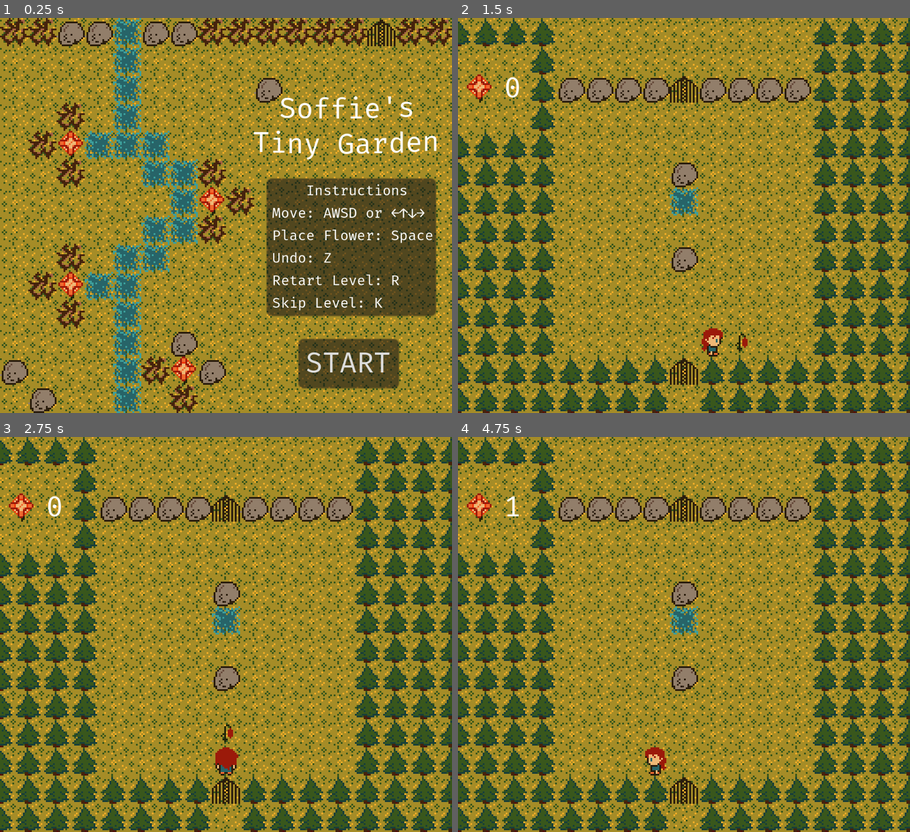
Above: before the commit, frames 1-4 (two rows, left to right).
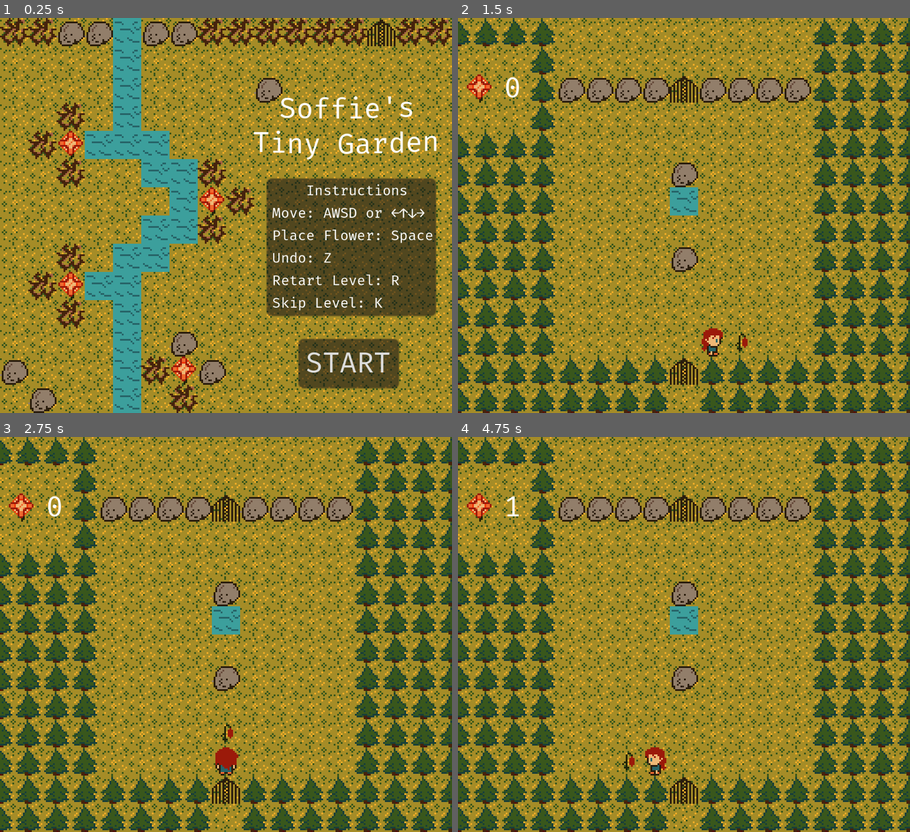
Above: after the commit, the same moments.

Repository: lucaspoffo/LD54
Game: Godot game, scene res://Start.tscn
Two runs of this game, one before a commit and one after it. Both use one fixed random seed, a clock stepped at 60 frames per second and the inputs below.
Inputs:
- Up to frame 1 (0.25 s): no input
- Up to frame 2 (1.5 s): click "START" at 0.5 s; tap Enter at 1.25 s; hold D (move_right) from 1.28 s (still down); hold Space (place_flower) from 1.28 s (still down)
- Up to frame 3 (2.75 s): tap Z (undo) at 1.55, 2.1 s; tap R (reset) at 2 s; release D (move_right) at 2.03 s; release Space (place_flower) at 2.03 s; hold S (move_down) from 2.03 s (still down); tap Space (place_flower) at 2.3 s
- Up to frame 4 (4.75 s): tap R (reset) at 2.75, 3.5, 4.25 s; release S (move_down) at 2.78 s; hold D (move_right) 2.78-3.53 s; hold Space (place_flower) 2.78-3.53 s; tap Z (undo) at 3.05, 3.6, 4.55 s; hold W (move_up) 3.53-4.28 s; tap Space (place_flower) at 3.8 s; hold A (move_left) from 4.28 s (still down); hold Space (place_flower) from 4.28 s (still down)

The runs differ from the first frame. In frame 1, 6.7% of the frame differs, in the area x 18-44%, y 0-100%; in frame 2, 0.3%; in frame 3, 0.3%; in frame 4, 0.4%.
Error after the commit: Invalid access of index '3' on a base object of type: 'Array'. (res://game.gd:372)

Commit message:
Add ground layer for water/ground/crate in water

Diff:
--- a/assets/tile_set.tres
+++ b/assets/tile_set.tres
@@ -20,6 +20,7 @@
 2:2/0 = 0
 0:3/0 = 0
 1:3/0 = 0
+2:3/0 = 0
 
 [resource]
 sources/0 = SubResource("TileSetAtlasSource_gidbo")
--- a/game.gd
+++ b/game.gd
@@ -10,15 +10,21 @@
 	FLOWER,
 	FLOWER_BLOOMED,
 	ROCK,
+	ROOT,
+	BIG_CRATE,
+}
+
+enum Ground_Kind {
 	WATER,
-	ROOT,
-	BIG_CRATE
+	GROUND,
+	WATER_WITH_CRATE
 }
 
 signal level_completed
 
 var grid_kind: Array[Tile_Kind] = []
 var grid_info: Array = []
+var grid_ground: Array[Ground_Kind] = []
 
 var flower_seeds := 0:
 	get:
@@ -63,6 +69,7 @@
 	updating_world = false
 	grid_kind.clear()
 	grid_info.clear()
+	grid_ground.clear()
 	undo_state.clear()
 	flower_seeds = level[0]
 	var text = level[1]
@@ -72,28 +79,36 @@
 			".":
 				grid_kind.push_back(Tile_Kind.NOTHING)
 				grid_info.push_back(null)
+				grid_ground.push_back(Ground_Kind.GROUND)
 			"E":
 				grid_kind.push_back(Tile_Kind.EXIT_CLOSED)
 				grid_info.push_back(null)
+				grid_ground.push_back(Ground_Kind.GROUND)
 			"W":
-				grid_kind.push_back(Tile_Kind.WATER)
-				grid_info.push_back(null)
+				grid_kind.push_back(Tile_Kind.NOTHING)
+				grid_info.push_back(null)
+				grid_ground.push_back(Ground_Kind.WATER)
 			"X":
 				grid_kind.push_back(Tile_Kind.ROCK)
 				grid_info.push_back(null)
+				grid_ground.push_back(Ground_Kind.GROUND)
 			"F":
 				grid_kind.push_back(Tile_Kind.FLOWER)
 				grid_info.push_back(null)
+				grid_ground.push_back(Ground_Kind.GROUND)
 			"P":
 				grid_kind.push_back(Tile_Kind.PLAYER)
 				grid_info.push_back(Vector2i.UP)
+				grid_ground.push_back(Ground_Kind.GROUND)
 			"C":
 				grid_kind.push_back(Tile_Kind.BIG_CRATE)
 				grid_info.push_back(null)
+				grid_ground.push_back(Ground_Kind.GROUND)
 	for x in range(WIDTH):
 		for y in range(HEIGHT):
 			var index = x + y * WIDTH
 			set_tile(Vector2i(x, y), grid_kind[index], grid_info[index])
+			set_ground(Vector2i(x, y), grid_ground[index])
 
 	update_world()
 
@@ -105,6 +120,13 @@
 	push_error("Player not found")
 	return Vector2i.ZERO
 
+func player_pushable(tile: Tile_Kind) -> bool:
+	match tile:
+		Tile_Kind.BIG_CRATE:
+			return true
+
+	return false
+
 func exit_pos() -> Vector2i:
 	for i in grid_kind.size():
 		if grid_kind[i] == Tile_Kind.EXIT_CLOSED or grid_kind[i] == Tile_Kind.EXIT_OPENED:
@@ -116,64 +138,80 @@
 func can_player_move(direction: Vector2i) -> bool:
 	var next_pos := player_pos() + direction
 	var next_tile := get_tile(next_pos)
-	match next_tile:
-		Tile_Kind.NOTHING, Tile_Kind.EXIT_OPENED:
-			return true
-		Tile_Kind.BIG_CRATE:
-			return can_crate_move(next_pos, direction)
-	return false
-
-func can_crate_move(pos: Vector2i, direction: Vector2i) -> bool:
+	if player_pushable(next_tile):
+		return can_player_push(next_pos, direction)
+
+	if get_ground(next_pos) == Ground_Kind.WATER:
+		return false
+
+	return next_tile == Tile_Kind.NOTHING || next_tile == Tile_Kind.EXIT_OPENED
+
+
+func can_player_push(pos: Vector2i, direction: Vector2i) -> bool:
 	var next_pos := pos + direction
-	var move_tile := get_tile(next_pos)
-	match move_tile:
-		Tile_Kind.NOTHING:
-			return true
-		Tile_Kind.BIG_CRATE:
-			return can_crate_move(next_pos, direction)
-	return false
+	var target_tile := get_tile(next_pos)
+	if player_pushable(target_tile):
+		return can_player_push(next_pos, direction)
+
+	return target_tile == Tile_Kind.NOTHING
 
 func can_place_flower(pos: Vector2i) -> bool:
-	var tile := get_tile(pos)
-	match tile:
-		Tile_Kind.NOTHING:
-			return true
-	return false
-
-func crate_move(pos: Vector2i, direction: Vector2i):
+	return get_tile(pos) == Tile_Kind.NOTHING
+
+func can_root_grow(pos: Vector2i) -> bool:
+	if get_tile(pos) != Tile_Kind.NOTHING:
+		return false
+
+	if get_ground(pos) != Ground_Kind.GROUND:
+		return false
+
+	return true
+
+func push_tile(pos: Vector2i, direction: Vector2i):
 	var next_pos := pos + direction
 	var next_tile := get_tile(next_pos)
-	match next_tile:
-		Tile_Kind.NOTHING:
-			set_tile(next_pos, Tile_Kind.BIG_CRATE)
-			set_tile(pos, Tile_Kind.NOTHING)
-		Tile_Kind.BIG_CRATE:
-			crate_move(next_pos, direction)
-			set_tile(next_pos, Tile_Kind.BIG_CRATE)
-			set_tile(pos, Tile_Kind.NOTHING)
+	if player_pushable(next_tile):
+		push_tile(next_pos, direction)
+	set_tile(next_pos, get_tile(pos))
+	set_tile(pos, Tile_Kind.NOTHING)
 
 func player_move(direction: Vector2i):
 	var current_pos := player_pos()
 	var next_pos := current_pos + direction
 	var next_tile := get_tile(next_pos)
-	match next_tile:
-		Tile_Kind.NOTHING:
-			set_tile(next_pos, Tile_Kind.PLAYER, direction)
-			set_tile(current_pos, Tile_Kind.NOTHING)
-		Tile_Kind.EXIT_OPENED:
-			set_tile(current_pos, Tile_Kind.NOTHING)
-			set_tile(next_pos, Tile_Kind.PLAYER, Vector2i.UP)
-			level_complete = true
-		Tile_Kind.BIG_CRATE:
-			crate_move(next_pos, direction)
-			set_tile(current_pos, Tile_Kind.NOTHING)
-			set_tile(next_pos, Tile_Kind.PLAYER, direction)
+	var next_ground := get_ground(next_pos)
+
+	if can_player_push(next_pos, direction):
+		push_tile(next_pos, direction)
+
+	if next_tile == Tile_Kind.EXIT_OPENED:
+		level_complete = true
+
+	set_tile(current_pos, Tile_Kind.NOTHING)
+	set_tile(next_pos, Tile_Kind.PLAYER, direction)
 
 func get_tile(position: Vector2i) -> Tile_Kind:
 	if position.x < 0 or position.x >= WIDTH or position.y < 0 or position.y >= HEIGHT:
 		return Tile_Kind.ROCK
 	var index = position.x + position.y * WIDTH
 	return grid_kind[index]
+
+func get_ground(position: Vector2i) -> Ground_Kind:
+	if position.x < 0 or position.x >= WIDTH or position.y < 0 or position.y >= HEIGHT:
+		return Ground_Kind.GROUND
+	var index = position.x + position.y * WIDTH
+	return grid_ground[index]
+
+func set_ground(position: Vector2i, tile: Ground_Kind):
+	var index = position.x + position.y * WIDTH
+	grid_ground[index] = tile
+	match tile:
+		Ground_Kind.WATER:
+			tile_map.set_cell(0, position, 0, Vector2i(0, 1))
+		Ground_Kind.WATER_WITH_CRATE:
+			tile_map.set_cell(0, position, 0, Vector2i(2, 3))
+		Ground_Kind.GROUND:
+			tile_map.set_cell(0, position, 0, Vector2i(2, 1))
 
 func set_tile(position: Vector2i, tile: Tile_Kind, info = null):
 	var index = position.x + position.y * WIDTH
@@ -182,8 +220,6 @@
 	match tile:
 		Tile_Kind.NOTHING:
 			tile_map.set_cell(1, position, -1)
-		Tile_Kind.WATER:
-			tile_map.set_cell(1, position, 0, Vector2i(0, 1))
 		Tile_Kind.ROCK:
 			tile_map.set_cell(1, position, 0, Vector2i(1, 1))
 		Tile_Kind.EXIT_CLOSED:
@@ -256,12 +292,12 @@
 					update_again = true
 			Tile_Kind.FLOWER_BLOOMED:
 				for direction in [Vector2i.UP, Vector2i.DOWN, Vector2i.LEFT, Vector2i.RIGHT]:
-					if get_tile(pos + direction) == Tile_Kind.NOTHING:
+					if can_root_grow(pos + direction):
 						set_tile(pos + direction, Tile_Kind.ROOT, direction)
 						update_again = true
 			Tile_Kind.ROOT:
 				var direction: Vector2i = grid_info_copy[i]
-				if get_tile(pos + direction) == Tile_Kind.NOTHING:
+				if can_root_grow(pos + direction):
 					set_tile(pos + direction, Tile_Kind.ROOT, direction)
 					update_again = true
 					play_root_grow = true
@@ -273,15 +309,18 @@
 
 func has_water_for_flower(pos: Vector2i) -> bool:
 	var tile := get_tile(pos)
-	match tile:
-		Tile_Kind.WATER, Tile_Kind.ROOT:
-			return true
+	if tile == Tile_Kind.ROOT:
+		return true
+
+	var ground := get_ground(pos)
+	if ground == Ground_Kind.WATER:
+		return true
 
 	return false
 
 func move(direction: Vector2i):
 	if can_player_move(direction):
-		undo_state.push_back([flower_seeds, grid_kind.duplicate(), grid_info.duplicate()])
+		undo_state.push_back([flower_seeds, grid_kind.duplicate(), grid_info.duplicate(), grid_ground.duplicate()])
 		$Walk.play()
 		player_move(direction)
 		await update_world()
@@ -330,11 +369,13 @@
 		flower_seeds = old_state[0]
 		var state_kind = old_state[1]
 		var state_info = old_state[2]
+		var state_ground = old_state[3]
 
 		for x in range(WIDTH):
 			for y in range(HEIGHT):
 				var index = x + y * WIDTH
 				set_tile(Vector2i(x, y), state_kind[index], state_info[index])
+				set_ground(Vector2i(x, y), state_ground[index])
 
 func reset():
 	load_level(current_level)
Binary file changed: assets/sheet.aseprite
Binary file changed: assets/sheet.png
